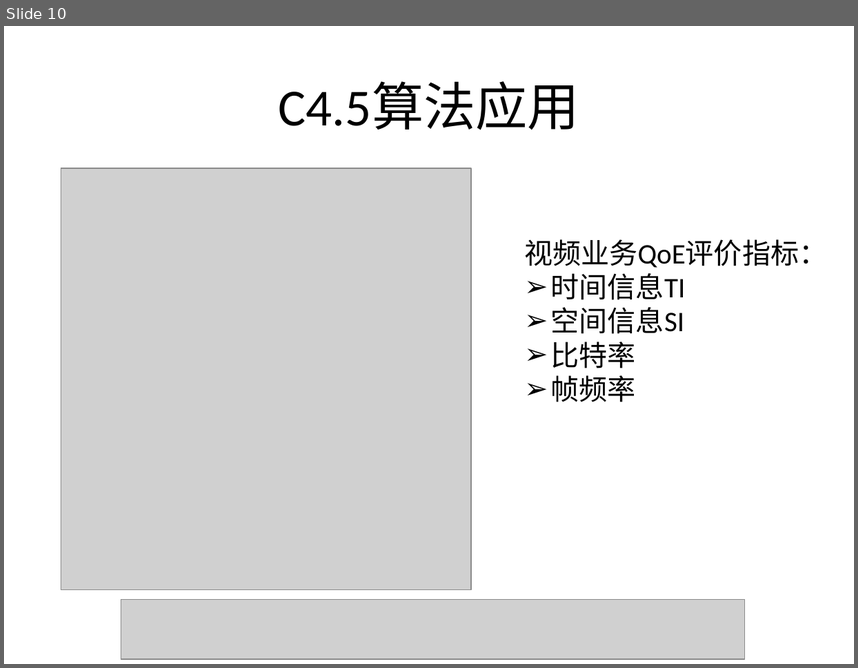
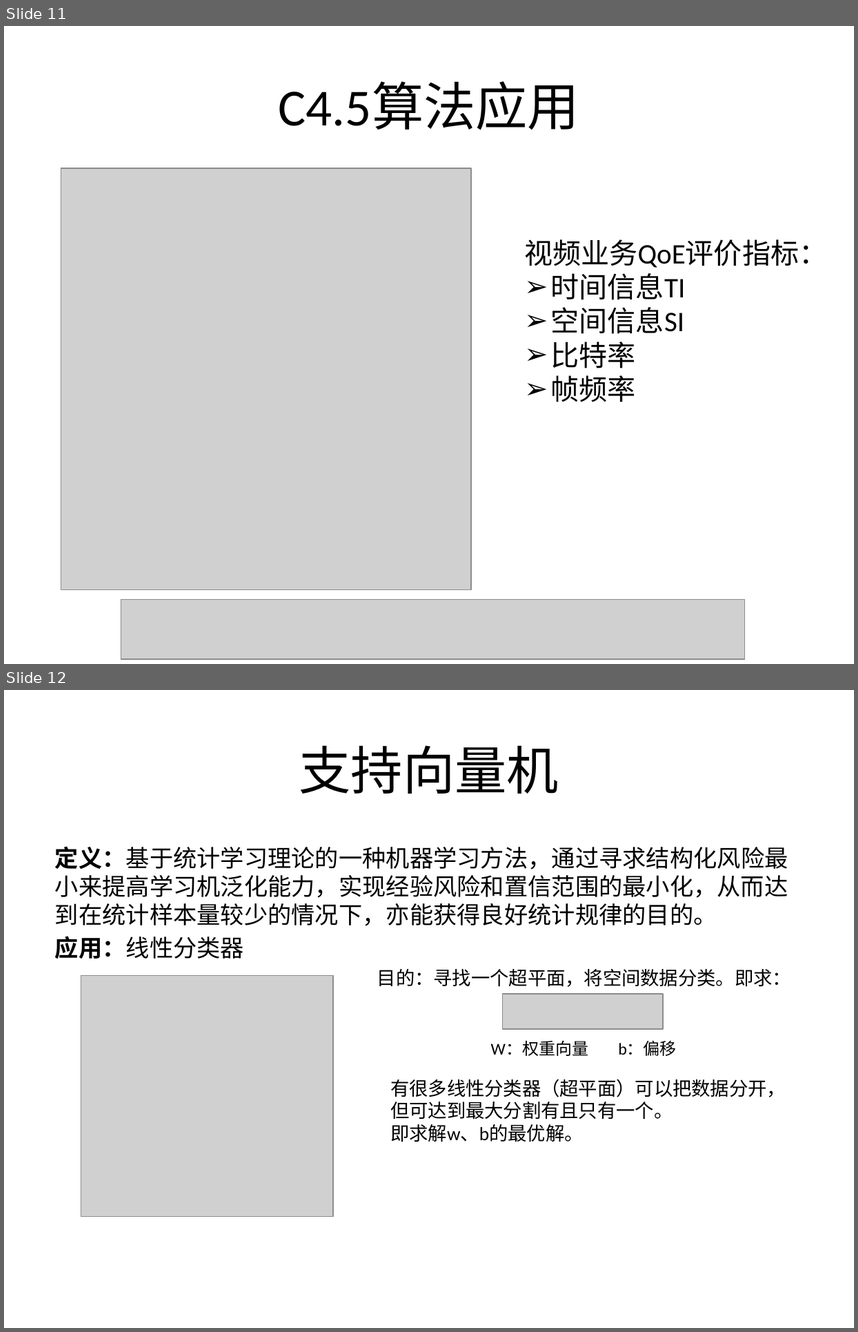
Before and after one commit to ping910714/MyReportsWeek, a slide deck: 2016-3-8-谢平家.pptx. Shown one above the other, each under a label of ours: slide 10 before the commit, slides 11 and 12 after it. The pictures are 858x668 and 858x1332 pixels, drawn with LibreOffice and Linux fonts; fonts in the diff are those of the drawing; grey boxes stand for pictures. Boxes give left, top, right and bottom in pixels: in the first picture for what was removed or moved away, otherwise in the second. Text is boxed around its words. In the diff, an @@ line names an element or a change of style, - is before the commit and + after.

Commit message:
添加支持向量机部分

```diff
--- a/2016-3-8-谢平家.pptx
+++ b/2016-3-8-谢平家.pptx
@@ slide 12 added at (x1=4, y1=690, x2=854, y2=1328), background #FFFFFF @@
@@ title added at (x1=299, y1=745, x2=559, y2=793), 44 pt, text #000000 @@
+支持向量机
@@ text added at (x1=55, y1=846, x2=789, y2=958), 20 pt, text #000000 @@
+定义：基于统计学习理论的一种机器学习方法，通过寻求结构化风险最小来提高学习机泛化能力，实现经验风险和置信范围的最小化，从而达到在统计样本量较少的情况下，亦能获得良好统计规律的目的。
+应用：线性分类器
@@ picture added at (x1=81, y1=976, x2=334, y2=1216) @@
@@ text added at (x1=377, y1=969, x2=791, y2=987), 16 pt, text #000000 @@
+目的：寻找一个超平面，将空间数据分类。即求：
@@ picture added at (x1=503, y1=994, x2=664, y2=1028) @@
@@ text added at (x1=491, y1=1041, x2=677, y2=1056), 14 pt, text #000000 @@
+W：权重向量 b：偏移
@@ text added at (x1=390, y1=1078, x2=786, y2=1142), 16 pt, text #000000 @@
+有很多线性分类器（超平面）可以把数据分开，但可达到最大分割有且只有一个。
+即求解w、b的最优解。
@@ what was slide 10 is now slide 11 @@
```
Also in this commit, not shown: 2 other slides added.
